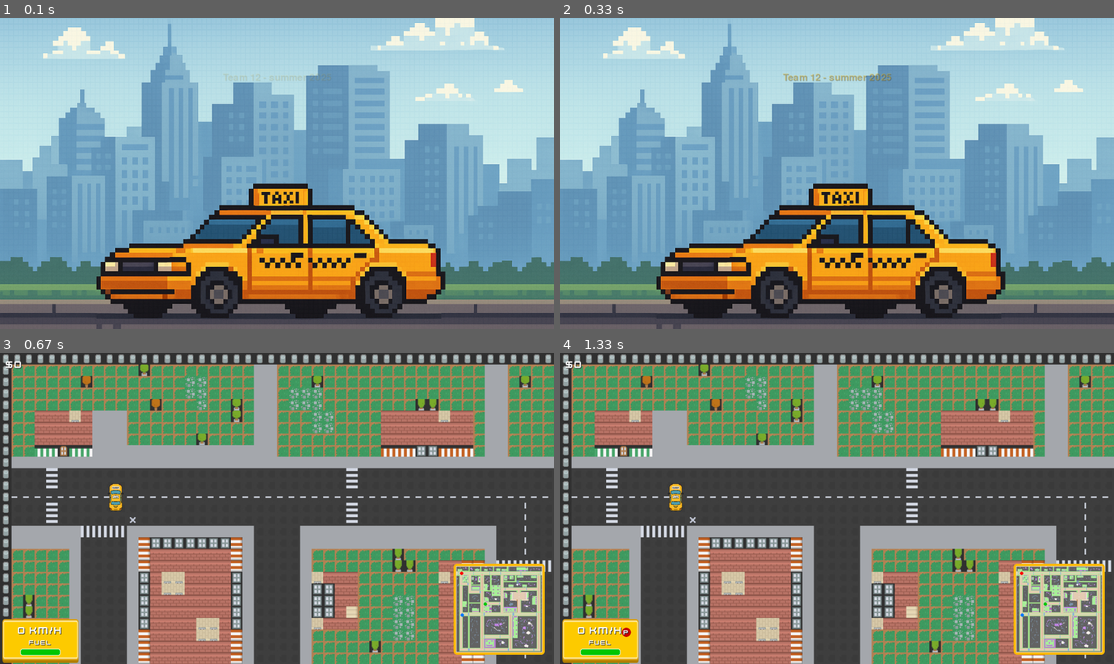
Above: before the commit, frames 1-4 (two rows, left to right).
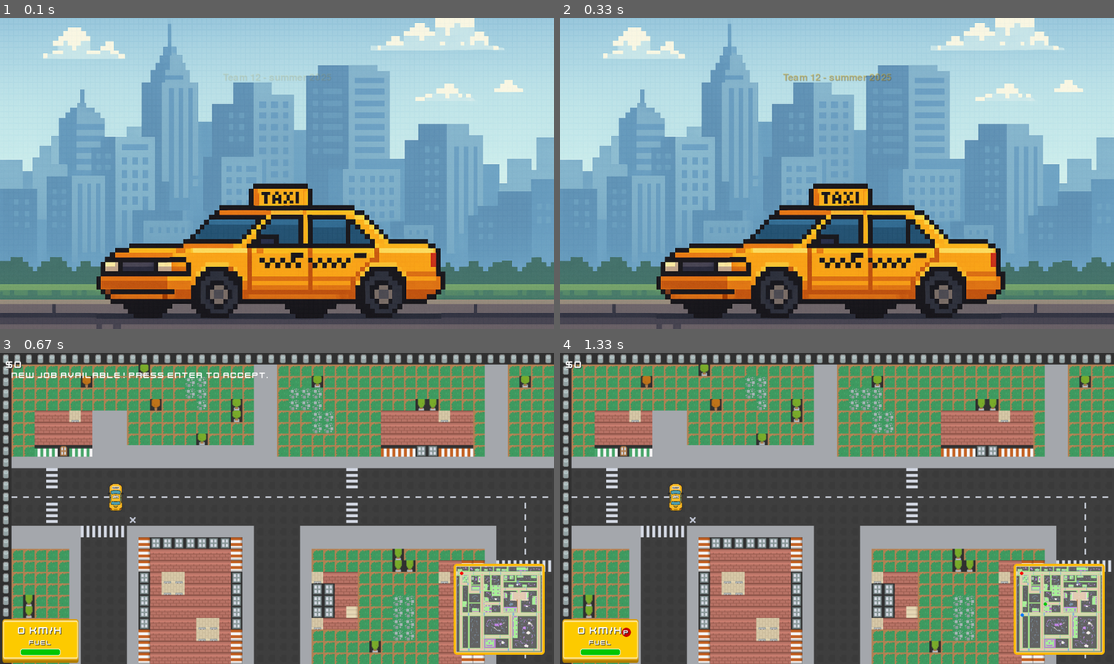
Above: after the commit, the same moments.

Repository: jirihos/UUN-Pygame-workshop
Game: pygame game, started from src/main.py
Two runs of this game, one before a commit and one after it. Both use one fixed random seed, a clock stepped at 60 frames per second and the inputs below.
Inputs (mouse positions are in pixels of both pictures, inside the frame that each line leads up to):
- Up to frame 1 (0.1 s): no input
- Up to frame 2 (0.33 s): no input
- Up to frame 3 (0.67 s): click (277, 508) at 0.38 s
- Up to frame 4 (1.33 s): tap Enter at 0.67 s; tap Space at 1 s

Frames 1-2 are identical in both runs. In frame 3, 0.5% of the frame differs, in the area x 2-88%, y 6-85%; in frame 4, nothing differs.

Commit message:
fixed ORDERS

Diff:
--- a/src/entities/passenger_manager.py
+++ b/src/entities/passenger_manager.py
@@ -1,31 +1,33 @@
 import pygame
-from .passenger import Passenger
+from entities.passenger import Passenger
 
 class PassengerManager:
     def __init__(self, sprite_sheet):
+        self.sprite_sheet = sprite_sheet
         self.group = pygame.sprite.Group()
-        self.sprite_sheet = sprite_sheet
-        self.passenger_sprite = None
+        self.sprite = None
         self.visible = False
+        self.animating = False
 
-    def spawn_passenger(self, pixel_x, pixel_y):
-        self.passenger_sprite = Passenger(pixel_x, pixel_y, self.sprite_sheet)
-        self.group.add(self.passenger_sprite)
+    def start_entry_animation(self, x, y):
+        self.sprite = Passenger(x, y, self.sprite_sheet)
+        self.group.add(self.sprite)
         self.visible = True
+        self.animating = True
+
+    def remove_passenger(self):
+        if self.sprite:
+            self.sprite.kill()
+            self.sprite = None
+        self.visible = False
+        self.animating = False
 
     def update(self, dt):
         self.group.update(dt)
 
     def draw(self, screen, camera_x, camera_y):
-        for sprite in self.group:
-            screen.blit(sprite.image, (sprite.rect.x - camera_x, sprite.rect.y - camera_y))
-
-    def reset(self):
-        self.group.empty()
-        self.passenger_sprite = None
-        self.visible = False
-
-    def start_entry_animation(self, x, y):
-        # Create and add a new passenger at given x, y
-        self.passenger = Passenger(x, y, self.sprite_sheet)
-        self.group.add(self.passenger)
+        if self.sprite:
+            screen.blit(
+                self.sprite.image,
+                (self.sprite.rect.x - camera_x, self.sprite.rect.y - camera_y)
+        )
--- a/src/entities/passenger_sprites.py
+++ /dev/null
@@ -1,21 +0,0 @@
-import pygame
-import os
-
-class PassengerSpriteLoader:
-    def __init__(self):
-        base_path = os.path.dirname(__file__)
-        sprite_path = os.path.join(base_path, "..", "assets", "passengers", "e131d11a-b1e6-4d1d-9135-887f90b5c282.png")
-        self.sheet = pygame.image.load(sprite_path).convert_alpha()
-        self.sprite_size = 16
-        self.sprites = self.load_all_sprites()
-
-    def load_all_sprites(self):
-        sprites = []
-        for col in range(5):  # 5 characters horizontally
-            for row in range(1):  # Only 1 row of unique characters for now
-                x = col * self.sprite_size
-                y = row * self.sprite_size * 4  # 4 animation frames (up, left, down, right)
-                frame_surface = pygame.Surface((self.sprite_size, self.sprite_size), pygame.SRCALPHA)
-                frame_surface.blit(self.sheet, (0, 0), (x, y + self.sprite_size * 2, self.sprite_size, self.sprite_size))  # Down-facing
-                sprites.append(frame_surface)
-        return sprites
--- a/src/scenes/game.py
+++ b/src/scenes/game.py
@@ -19,7 +19,6 @@
         self.money = 0
         self.is_refueling = False
         self.cash_animations = []
-        self.pending_job = None
         self.passenger_group = pygame.sprite.Group()
         self.passenger_sprite = None
         self.passenger_visible = False
@@ -83,6 +82,8 @@
                 elif tile_id == PUMP_TILE:
                     self.pump_tile_locations.append((x, y))
 
+        self.current_job = None
+        self.job_state = None
         self.new_job()
 
         # === Minimap ===
@@ -108,8 +109,13 @@
             return
 
         locs = random.sample(self.pickup_tile_locations, 2)
-        self.current_job = Job(locs[0], locs[1])
-        self.job_state = "pickup"
+        self.pending_job = Job(locs[0], locs[1])
+        print(f"[JOB] New job created: {locs}")
+
+        print("Job State:", self.job_state)
+        print("Pending Job:", self.pending_job)
+        print("Current Job:", self.current_job)
+
 
     def _create_minimap(self):
         """Creates the minimap surface from the tile_map."""
@@ -164,13 +170,12 @@
                     from scenes.mainmenu import MainMenu
                     self.main.current_scene = MainMenu(self.main, skip_intro=True)
                 elif event.key == pygame.K_l:
-                    self.show_fps = not self.show_fps  # Toggle FPS display
-            if self.pending_job and event.key == pygame.K_RETURN:
-                self.current_job = self.pending_job
-                self.job_state = "pickup"
-                self.pending_job = None
-                print("[JOB] Accepted new job.")
-
+                    self.show_fps = not self.show_fps
+                elif event.key == pygame.K_RETURN and self.pending_job:
+                    self.current_job = self.pending_job
+                    self.job_state = "pickup"
+                    self.pending_job = None
+                    print("[JOB] Accepted new job.")
 
         camera_x = max(0, min(self.car.pos.x - self.main.WIDTH // 2, self.MAP_WIDTH - self.main.WIDTH))
         camera_y = max(0, min(self.car.pos.y - self.main.HEIGHT // 2, self.MAP_HEIGHT - self.main.HEIGHT))
@@ -180,36 +185,25 @@
         self.car.update(self, camera_x, camera_y, keys)
         self.passenger_group.update(dt)
 
-
         # === Job Progress Logic ===
         if self.current_job and self.job_state:
             if self.job_state == "pickup":
-                if (
-                    self.is_at_tile(self.current_job.pickup_tile_loc)
-                    and self.car.is_handbraking()
-                    and abs(self.car.speed) < 0.2
-                ):
+                if self.is_at_tile(self.current_job.pickup_tile_loc) and self.car.is_handbraking() and abs(self.car.speed) < 0.2:
                     print("[JOB] Passenger picked up.")
-                    self.passenger_manager.start_entry_animation()
+                    self.passenger_manager.remove_passenger()
                     self.job_state = "dropoff"
 
-                    if self.passenger_sprite:
-                        self.passenger_sprite.kill()
-                        self.passenger_sprite = None
-                        self.passenger_visible = False
-
             elif self.job_state == "dropoff":
-                if (
-                    self.is_at_tile(self.current_job.delivery_tile_loc)
-                    and self.car.is_handbraking()
-                    and abs(self.car.speed) < 0.2
-                ):
+                if self.is_at_tile(self.current_job.delivery_tile_loc) and self.car.is_handbraking() and abs(self.car.speed) < 0.2:
                     print("[JOB] Passenger dropped off. Job complete.")
+
+                    # Calculate payment
                     base_rate = 0.5
                     distance = self.current_job.distance(self.tile_size)
                     earned = int(base_rate * distance)
                     self.money += earned
 
+                    # Create cash animation
                     self.cash_animations.append({
                         "text": f"+${earned}",
                         "pos": pygame.Vector2(self.car.pos.x, self.car.pos.y - 50),
@@ -220,23 +214,18 @@
                     if len(self.cash_animations) > 5:
                         self.cash_animations.pop(0)
 
+                    # Clean up job
+                    self.passenger_manager.remove_passenger()
+                    self.job_state = None
                     self.new_job()
-                    self.job_state = None
+
 
         # === Passenger Spawning via PassengerManager ===
-        if self.job_state == "pickup" and not self.passenger_visible:
+        if self.job_state == "pickup" and not self.passenger_manager.visible:
             tile_x, tile_y = self.current_job.pickup_tile_loc
             pixel_x = tile_x * self.tile_size
             pixel_y = tile_y * self.tile_size
             self.passenger_manager.start_entry_animation(pixel_x, pixel_y)
-            self.passenger_visible = True
-
-        # === Accepting a New Job ===
-        if self.pending_job and event.key == pygame.K_RETURN:
-            self.current_job = self.pending_job
-            self.job_state = "pickup"
-            self.pending_job = None
-            print("[JOB] Accepted new job.")
 
         # Refueling logic
         self.is_refueling = False
